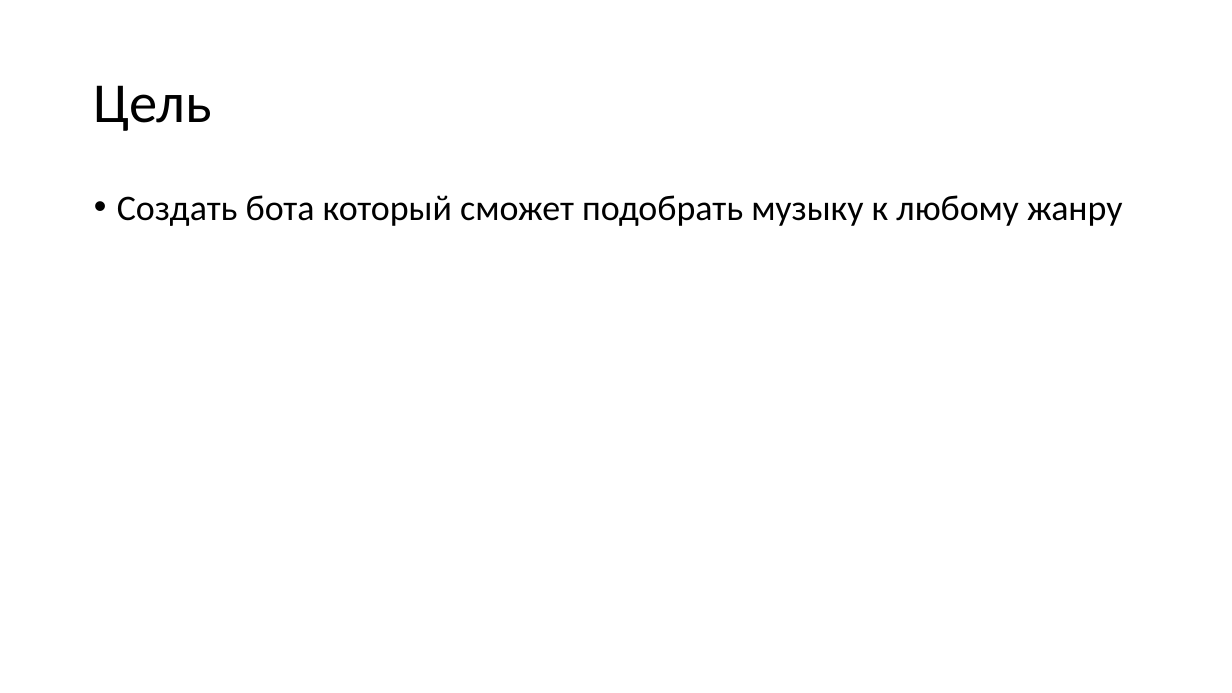
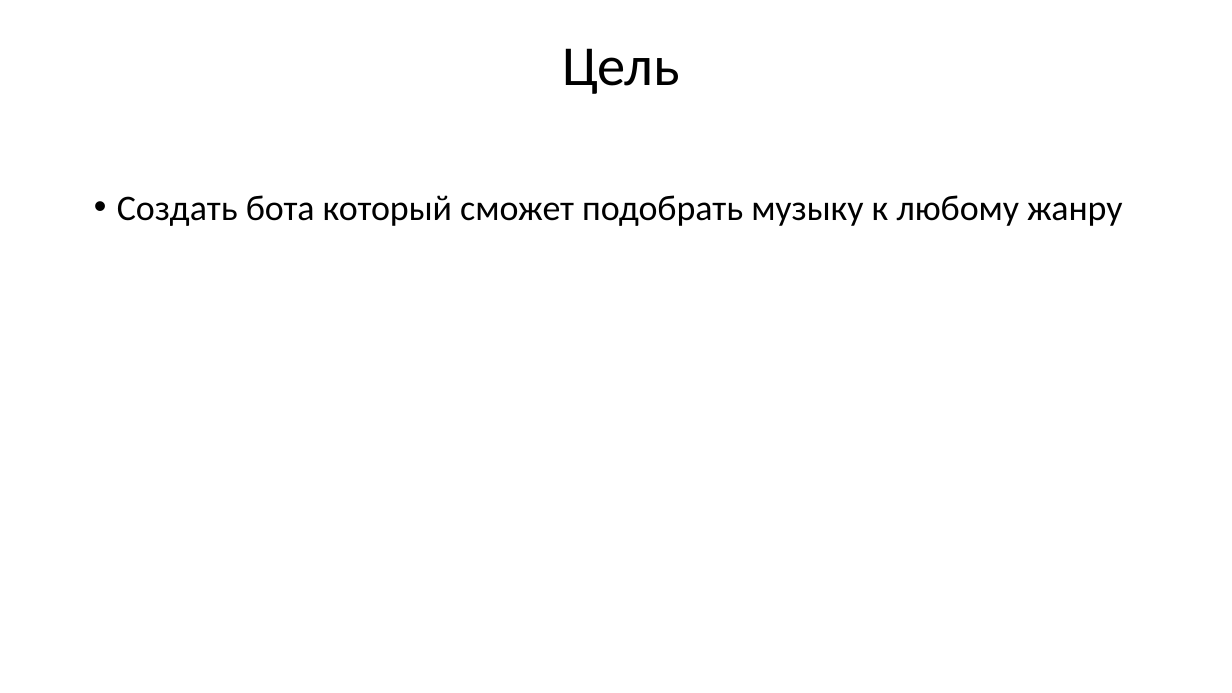
Before and after one commit to AlexPrasolov32/Proect, a slide deck: slide 2 of Шаблон.pptx. Drawn at 1232x693 pixels with LibreOffice and Linux fonts; fonts in the diff are those of the drawing; background and template pictures are left out. Boxes give left, top, right and bottom in pixels: in the first picture for what was removed or moved away, otherwise in the second. Text is boxed around its words. In the diff, an @@ line names an element or a change of style, - is before the commit and + after.

```diff
--- a/Шаблон.pptx
+++ b/Шаблон.pptx
@@ text "Цель": place and size @@
-text "Цель" at (94, 85, 212, 131)
+text "Цель" at (562, 48, 680, 94)
```
Also in this commit, not shown: 4 other slides changed.
